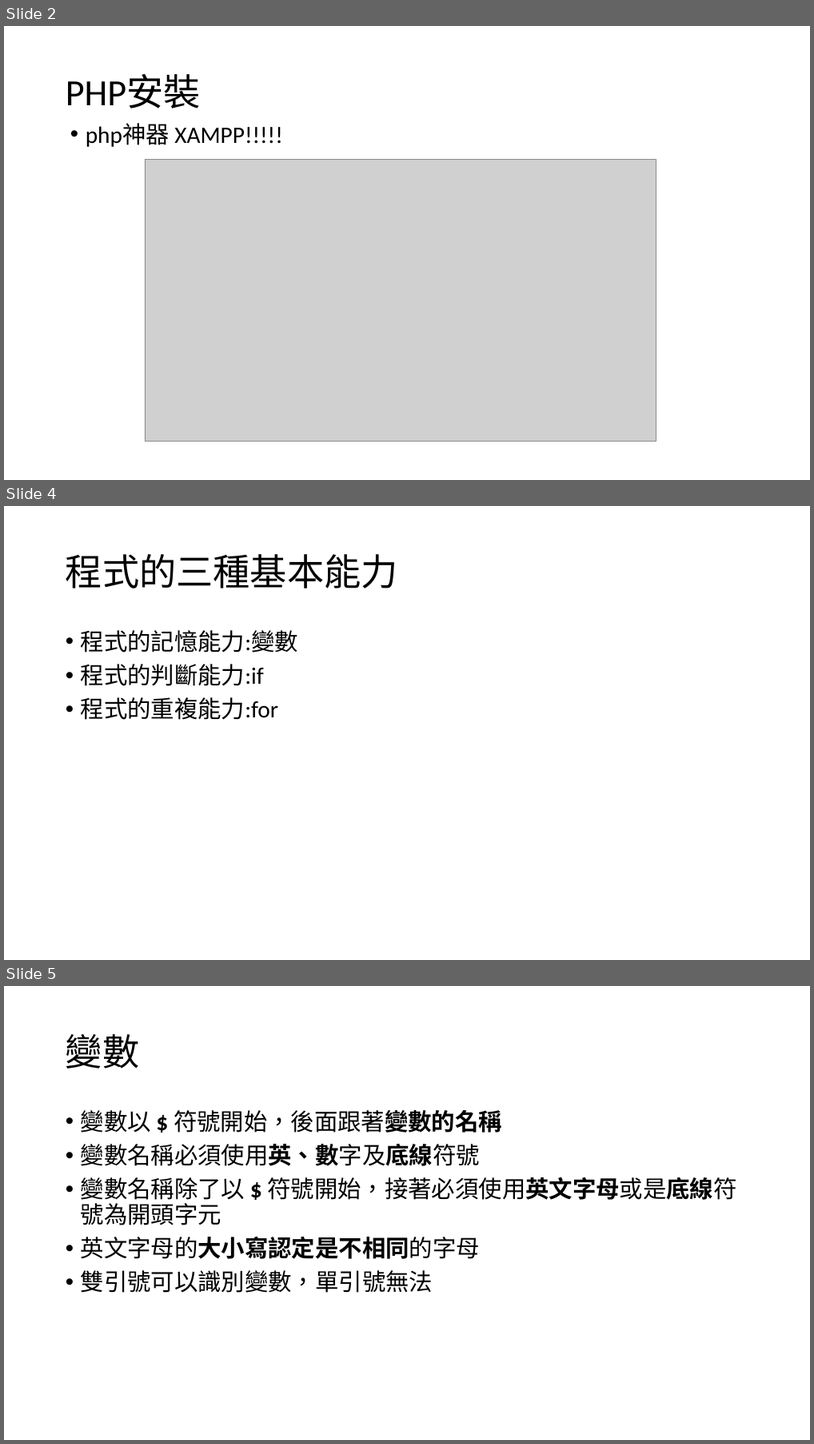
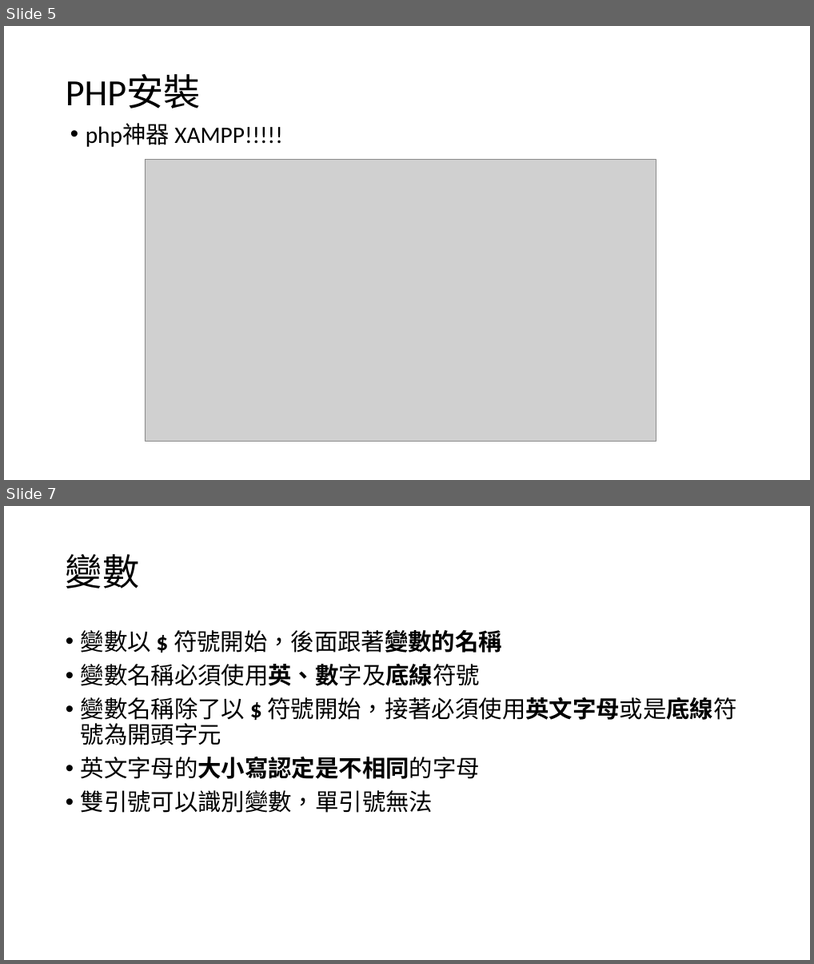
Before and after one commit to choco2001/ppt, a slide deck: php.pptx. Shown one above the other, each under a label of ours: slides 2, 4 and 5 before the commit, slides 5 and 7 after it; the slides between them are not shown. The pictures are 814x1444 and 814x964 pixels, drawn with LibreOffice and Linux fonts; fonts in the diff are those of the drawing; grey boxes stand for pictures. Boxes give left, top, right and bottom in pixels: in the first picture for what was removed or moved away, otherwise in the second. Text is boxed around its words. In the diff, an @@ line names an element or a change of style, - is before the commit and + after.

```diff
--- a/php.pptx
+++ b/php.pptx
@@ slide 4 removed at (4,506,810,960), background #FFFFFF @@
@@ title removed at (66,554,398,588) @@
-程式的三種基本能力
@@ text removed at (81,630,298,720) @@
-• 程式的記憶能力:變數
-• 程式的判斷能力:if
-• 程式的重複能力:for
@@ what was slide 2 is now slide 5 @@
@@ what was slide 5 is now slide 7 @@
```
Also in this commit, not shown: 2 slides changed, 3 slides added.
